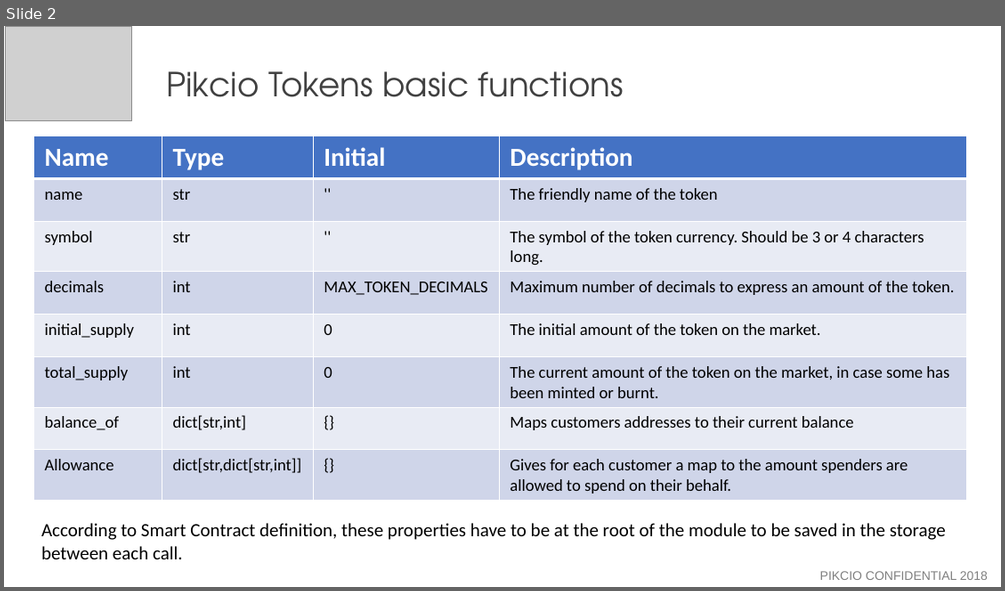
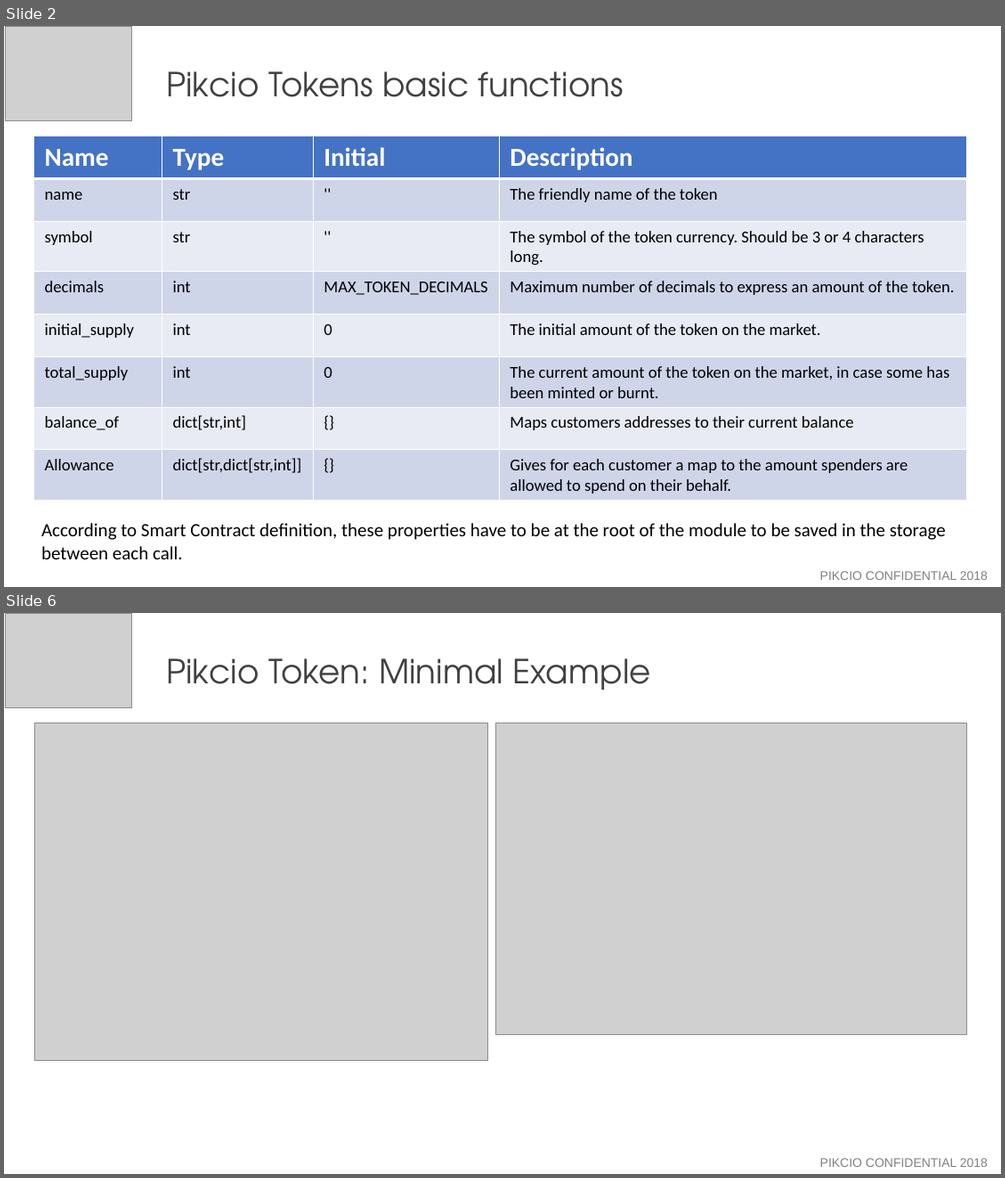
Before and after one commit to thibault-yellowstones/pikcio-tokens, a slide deck: Pikcio_tokens.pptx. Shown one above the other, each under a label of ours: slide 2 before the commit, slides 2 and 6 after it; the slides between them are not shown. The pictures are 1005x591 and 1005x1178 pixels, drawn with LibreOffice and Linux fonts; fonts in the diff are those of the drawing; grey boxes stand for pictures. Boxes give left, top, right and bottom in pixels: in the first picture for what was removed or moved away, otherwise in the second. Text is boxed around its words. In the diff, an @@ line names an element or a change of style, - is before the commit and + after.

```diff
--- a/Pikcio_tokens.pptx
+++ b/Pikcio_tokens.pptx
@@ slide 6 added at (4, 613, 1001, 1174), background #FFFFFF @@
@@ picture added at (5, 613, 132, 707) @@
@@ text added at (166, 658, 651, 690), 32 pt, text #404040 @@
+Pikcio Token: Minimal Example
@@ picture added at (34, 723, 487, 1060) @@
@@ picture added at (496, 723, 966, 1035) @@
@@ text added at (820, 1158, 987, 1167), 12 pt, text #808080 @@
+PIKCIO CONFIDENTIAL 2018
```
Also in this commit, not shown: 3 other slides added, 1 slide removed, 3 other files.
